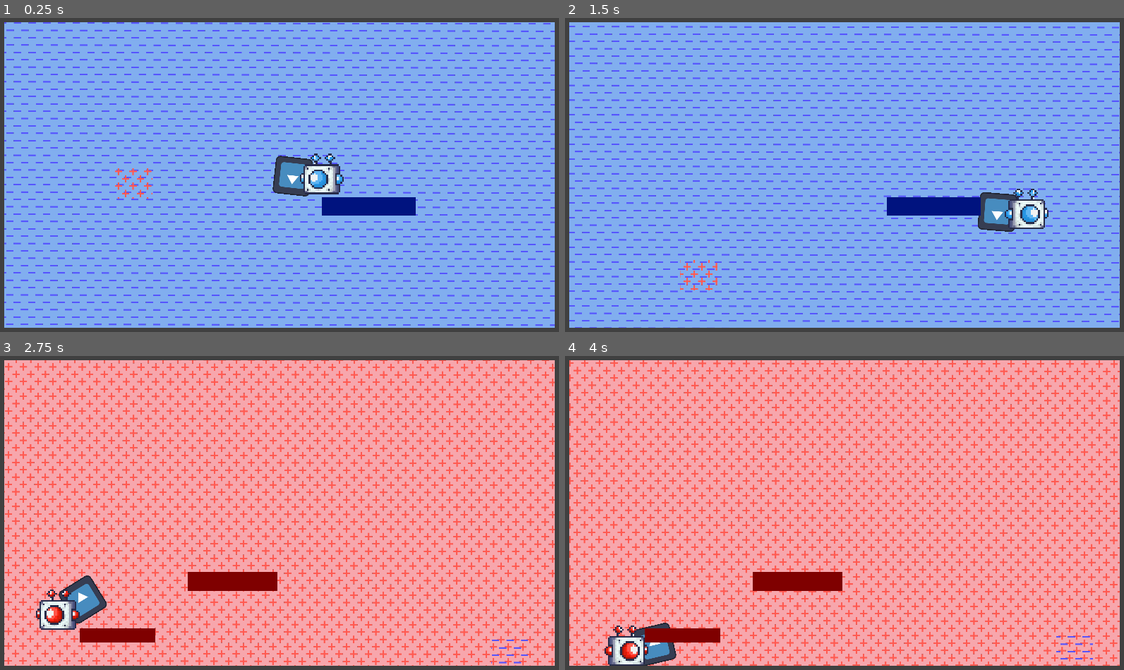
Above: before the commit, frames 1-4 (two rows, left to right).
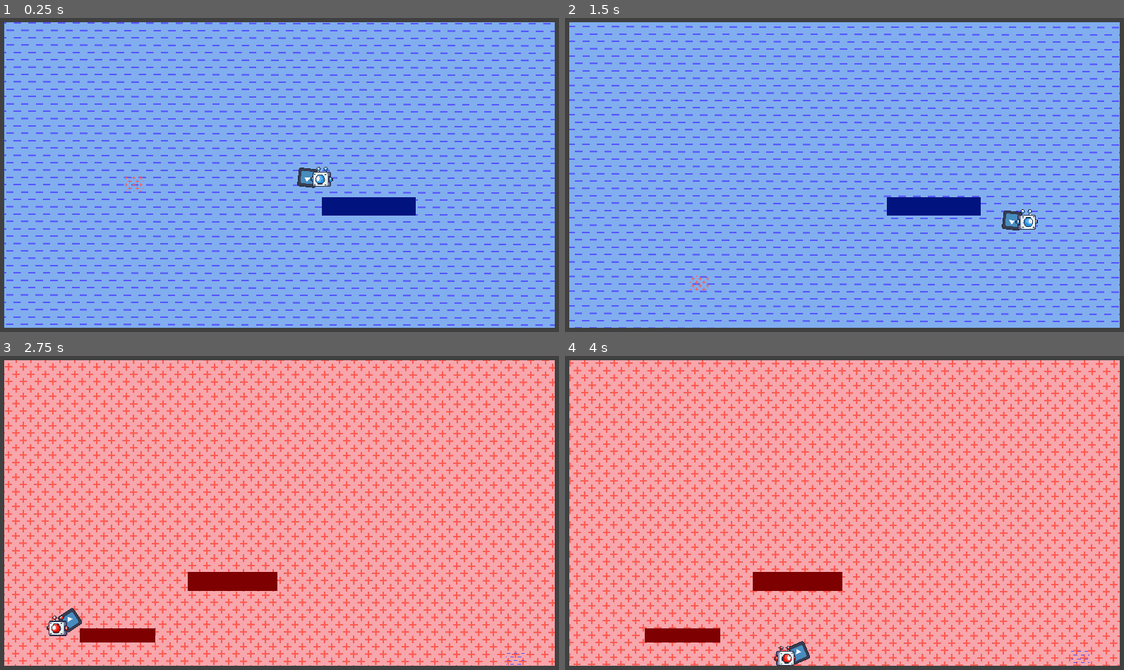
Above: after the commit, the same moments.

Repository: Jyeung05/Magnet-Dudes
Game: Godot game, scene res://scenes/test_level.tscn
Two runs of this game, one before a commit and one after it. Both use one fixed random seed, a clock stepped at 60 frames per second and the inputs below. This scene is started directly instead of the project's main scene. The engine's default icon, where the game draws it, is replaced by a stand-in: a white triangle on a blue panel in a dark square.
Inputs (mouse positions are in pixels of both pictures, inside the frame that each line leads up to):
- Up to frame 1 (0.25 s): no input
- Up to frame 2 (1.5 s): move the mouse to (967, 159) at 0.52 s; press the mouse at (967, 159) at 0.53 s; hold D (right) from 0.53 s (still down); tap W (up) at 0.77 s; move the mouse to (732, 190) at 1.27 s; release the mouse at (732, 190) at 1.28 s; right-click (732, 190) at 1.35 s
- Up to frame 3 (2.75 s): tap W (up) at 1.52 s; move the mouse to (335, 443) at 2.02 s; release D (right) at 2.03 s; hold A (left) from 2.03 s (still down); tap E (switch) at 2.1 s
- Up to frame 4 (4 s): move the mouse to (816, 575) at 2.77 s; release A (left) at 2.78 s; hold D (right) from 2.78 s (still down); click (816, 575) at 2.85 s; tap W (up) at 3.02, 3.77 s; move the mouse to (1012, 560) at 3.52 s; hold Right mouse button (on_off) from 3.53 s (still down)

The runs differ from the first frame. In frame 1, 1.5% of the frame differs, in the area x 20-62%, y 43-58%; in frame 2, 1.4%; in frame 3, 1.5%; in frame 4, 1.6%, in the area x 7-95%, y 84-99%.

Commit message:
changed dued size

Diff:
--- a/scenes/player_1.tscn
+++ b/scenes/player_1.tscn
@@ -15,6 +15,7 @@
 size = Vector2(126, 102)
 
 [node name="player_1" type="CharacterBody2D"]
+scale = Vector2(0.5, 0.5)
 script = ExtResource("1_2kw6b")
 
 [node name="OverlayNode" type="Node2D" parent="."]
--- a/scenes/player_2.tscn
+++ b/scenes/player_2.tscn
@@ -16,6 +16,7 @@
 size = Vector2(126, 102.5)
 
 [node name="player2" type="CharacterBody2D"]
+scale = Vector2(0.5, 0.5)
 script = ExtResource("1_x8841")
 
 [node name="OverlayNode" type="Node2D" parent="."]
